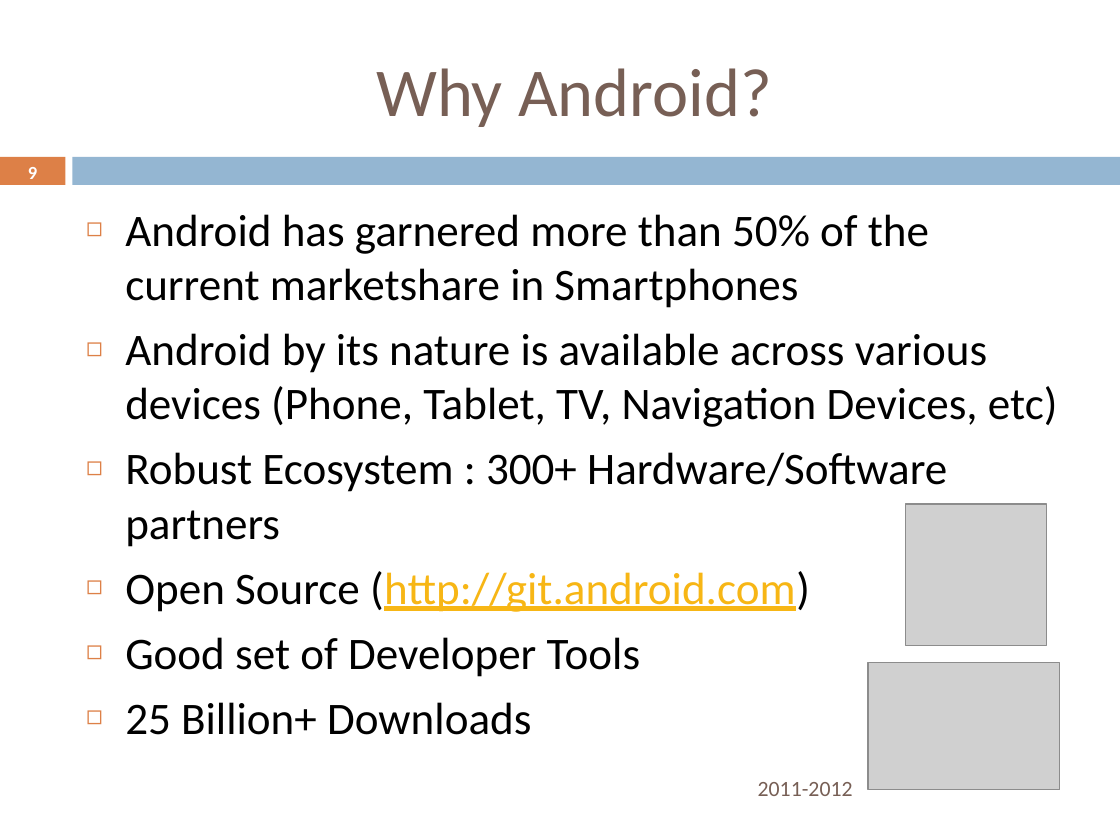
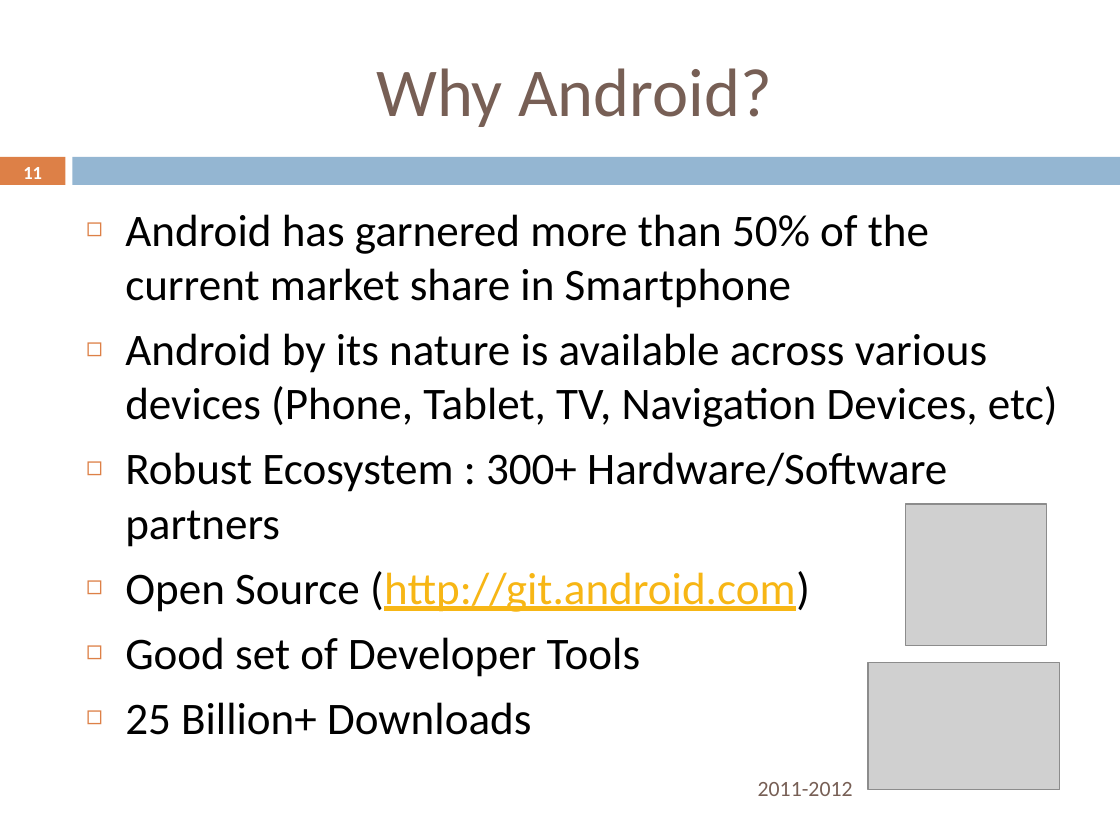
Before and after one commit to rominirani/Nitrodroid-2012-Android101-Workshop, a slide deck: slide 11 of presentation/AndroidDeveloper101Workshop-October6-Nitrodroid-2012-MindStormSoftware.pptx (slide 9 before the commit). Drawn at 1120x840 pixels with LibreOffice and Linux fonts; fonts in the diff are those of the drawing; grey boxes stand for pictures; background and template pictures are left out. Boxes give left, top, right and bottom in pixels: in the first picture for what was removed or moved away, otherwise in the second. Text is boxed around its words. In the diff, an @@ line names an element or a change of style, - is before the commit and + after.

```diff
--- a/presentation/AndroidDeveloper101Workshop-October6-Nitrodroid-2012-MindStormSoftware.pptx
+++ b/presentation/AndroidDeveloper101Workshop-October6-Nitrodroid-2012-MindStormSoftware.pptx
@@ page number at (23, 167, 42, 179): text changed @@
-9
+11
@@ text at (125, 214, 929, 308): text changed @@
-◻ Android has garnered more than 50% of the current marketshare in Smartphones
+◻ Android has garnered more than 50% of the current market share in Smartphone
```
Also in this commit, not shown: 4 other slides changed, 3 slides added, 1 slide removed, 1 other file.
